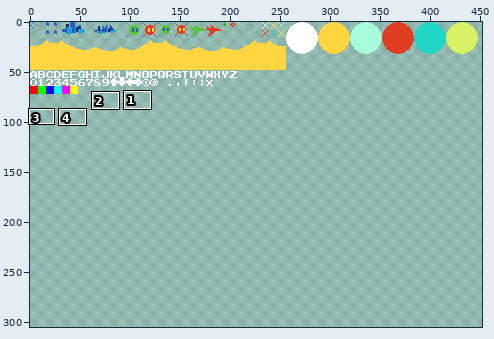
Sprite sheet -- src/mc/assets/spritesheet.png. The picture above shows the old version from afar; the outline marks the close-up.
Close-up. First the earlier version:
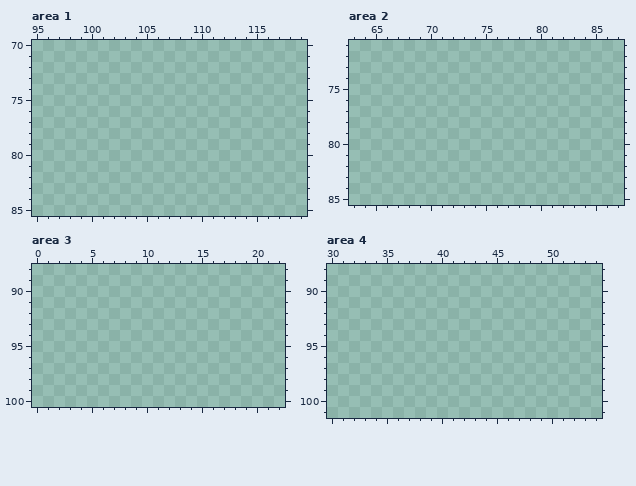
The file is 512x512 pixels. Shown: area 1: x 95..119, y 70..85; area 2: x 63..87, y 71..85; area 3: x 0..22, y 88..100; area 4: x 30..54, y 88..101. The wide view leaves out empty margins. The commit also changed other parts of the picture, which this record leaves out.
Now the later version:
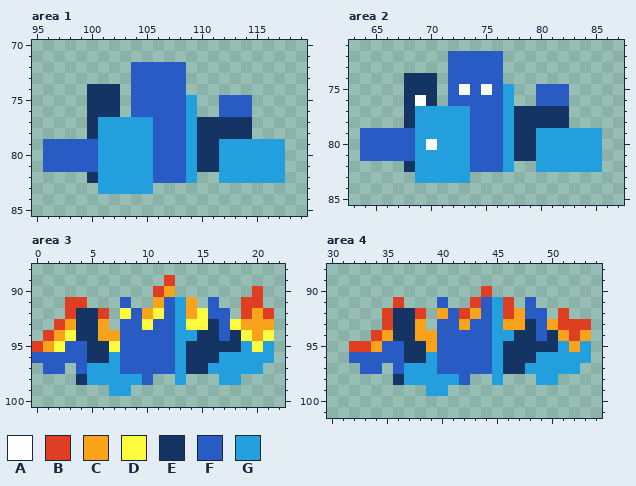
Palette (. is transparent): A #ffffff  B #df3e23  C #f9a31b  D #fffc40  E #143464  F #285cc4  G #249fde
From old to new:
Area 1:
y 72..73: x 104..108 ..... -> FFFFF
y 74: x 100..102 ... -> EEE; x 104..108 ..... -> FFFFF
y 75..76: x 100..102 ... -> EEE; x 104..109 ...... -> FFFFFG; x 112..114 ... -> FFF
y 77..78: x 100..114 ............... -> EGGGGGFFFGEEEEE
y 79..81: x 96..117 ...................... -> FFFFFGGGGGFFFGEEGGGGGG
y 82: x 100..109 .......... -> EGGGGGFFFG; x 112..117 ...... -> GGGGGG
y 83: x 101..105 ..... -> GGGGG
Area 2:
y 72..73: x 72..76 ..... -> FFFFF
y 74: x 68..70 ... -> EEE; x 72..76 ..... -> FFFFF
y 75: x 68..70 ... -> EEE; x 72..77 ...... -> FAFAFG; x 80..82 ... -> FFF
y 76: x 68..70 ... -> EAE; x 72..77 ...... -> FFFFFG; x 80..82 ... -> FFF
y 77..78: x 68..82 ............... -> EGGGGGFFFGEEEEE
y 79: x 64..85 ...................... -> FFFFFGGGGGFFFGEEGGGGGG
y 80: x 64..85 ...................... -> FFFFFGAGGGFFFGEEGGGGGG
y 81: x 64..85 ...................... -> FFFFFGGGGGFFFGEEGGGGGG
y 82: x 68..77 .......... -> EGGGGGFFFG; x 80..85 ...... -> GGGGGG
y 83: x 69..73 ..... -> GGGGG
Area 3:
y 89: x 12 . -> B
y 90: x 11..12 .. -> BC; x 20 . -> B
y 91: x 3..4 .. -> BB; x 8 . -> F; x 11..14 .... -> CFGC; x 16 . -> F; x 19..20 .. -> BB
y 92: x 3..6 .... -> BEEB; x 8..17 .......... -> DFCDFGCDFF; x 19..21 ... -> BCB
y 93: x 2..6 ..... -> BCEEC; x 8..21 .............. -> FFDFFGDDEFDCCC
y 94: x 1..21 ..................... -> BCDEECCFFFFFGGEEFEDCD
y 95: x 0..21 ...................... -> BCDFFEEDFFFFFGEEEEEGDG
y 96: x 0..21 ...................... -> FFFFFEEGFFFFFGEEEGGGGG
y 97: x 1..2 .. -> FF; x 4..20 ................. -> FGGGFFFFFGEEGGGGG
y 98: x 4..10 ....... -> EGGGGGF; x 13 . -> G; x 17..18 .. -> GG
y 99: x 7..8 .. -> GG
Area 4:
y 90: x 44 . -> B
y 91: x 36 . -> B; x 40 . -> F; x 43..46 .... -> BFGB; x 48 . -> F
y 92: x 35..38 .... -> BEEB; x 40..49 .......... -> CFBCFGBCFF; x 51 . -> B
y 93: x 35..38 .... -> BEEC; x 40..53 .............. -> FFCFFGCCEFCBBB
y 94: x 34..53 .................... -> BCEECCFFFFFGGEEFECBC
y 95: x 32..53 ...................... -> BBCFFEECFFFFFGEEEEEGCG
y 96: x 32..53 ...................... -> FFFFFEEGFFFFFGEEEGGGGG
y 97: x 33..34 .. -> FF; x 36..52 ................. -> FGGGFFFFFGEEGGGGG
y 98: x 36..42 ....... -> EGGGGGF; x 45 . -> G; x 49..50 .. -> GG
y 99: x 39..40 .. -> GG
Boxes around the changes in both close-ups, in picture pixels (x1, y1, x2, y2):
added: (43, 62, 285, 194)
added: (360, 51, 602, 183)
added: (32, 275, 274, 396)
added: (349, 286, 591, 396)
